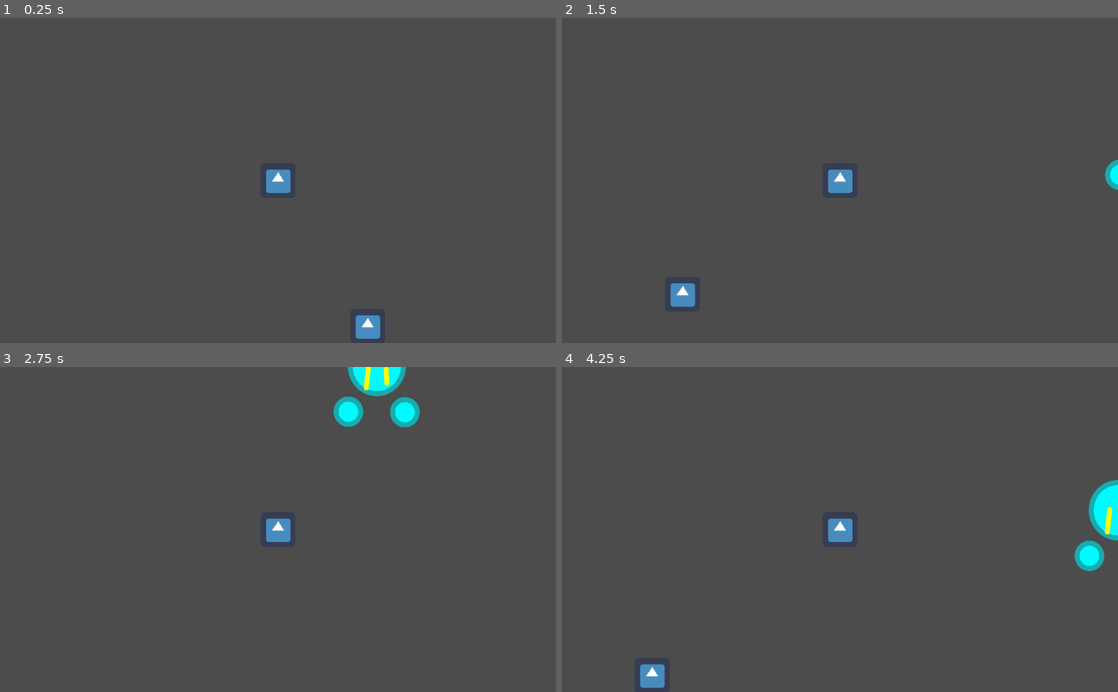
Above: before the commit, frames 1-4 (two rows, left to right).
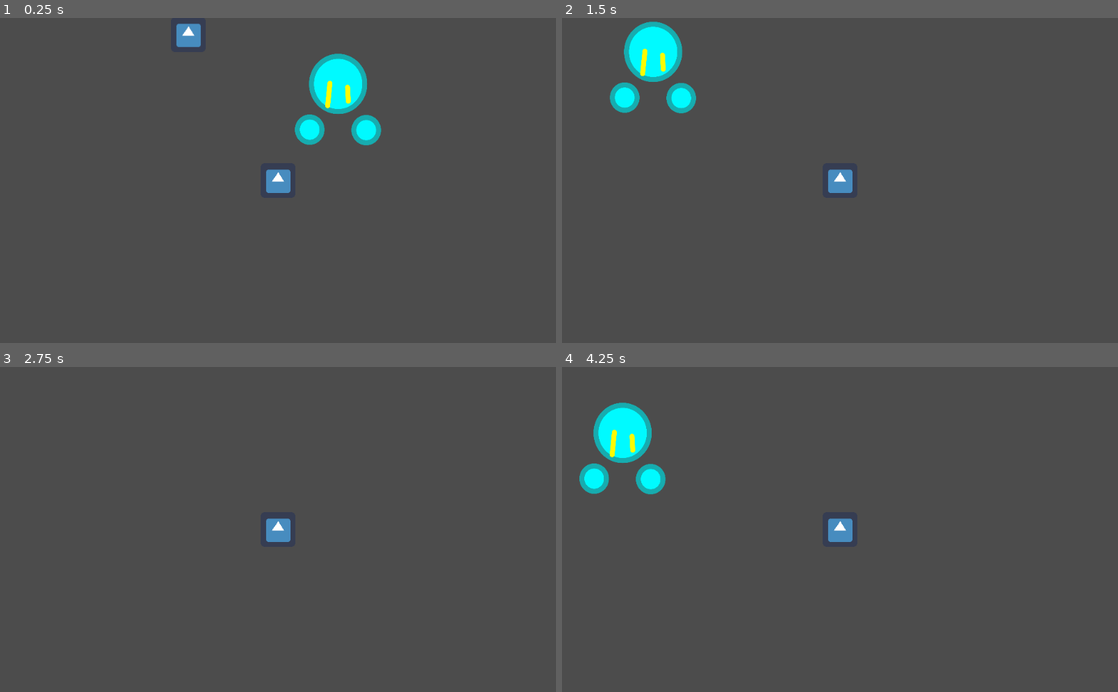
Above: after the commit, the same moments.

Repository: DarrellWulff/GGJProject
Game: Godot game, scene res://World.tscn
Two runs of this game, one before a commit and one after it. Both use one fixed random seed, a clock stepped at 60 frames per second and the inputs below. The engine's default icon, where the game draws it, is replaced by a stand-in: a white triangle on a blue panel in a dark square.
Inputs:
- Up to frame 1 (0.25 s): no input
- Up to frame 2 (1.5 s): tap Enter at 0.5 s; hold D 0.53-1.28 s; hold K 0.53-1.28 s; hold S from 1.28 s (still down); tap K at 1.35 s
- Up to frame 3 (2.75 s): release S at 2.03 s; hold D from 2.03 s (still down); hold K from 2.03 s (still down)
- Up to frame 4 (4.25 s): release D at 2.78 s; release K at 2.78 s; hold W 2.78-3.53 s; tap K at 2.85 s; hold A from 3.53 s (still down); hold K from 3.53 s (still down)

The runs differ from the first frame. In frame 1, 3.0% of the frame differs, in the area x 31-69%, y 1-99%; in frame 2, 2.8%; in frame 3, 1.5%; in frame 4, 3.8%, in the area x 3-100%, y 10-99%.

Commit message:
Created Basic Infinte Generator
created basic infinite world object generator

Diff:
--- a/GGJ2021Project/World.gd
+++ b/GGJ2021Project/World.gd
@@ -2,6 +2,7 @@
 
 onready var screenSize = get_viewport().size;
 onready var boxSize : int = screenSize.x;
+onready var halfBoxSize : int = boxSize / 2;
 
 var visitedBoxes = {};
 var seedVal : int;
@@ -17,17 +18,17 @@
 
 func getLayer(axis : int) -> int:
 	if axis > 0:
-		axis -= boxSize / 2;
+		axis -= self.halfBoxSize;
 		if axis < 0:
 			return 0;
 		else:
-			return (axis / boxSize) + 1;
+			return (axis / self.boxSize) + 1;
 	else:
-		axis += boxSize / 2;
+		axis += self.halfBoxSize;
 		if axis > 0:
 			return 0;
 		else:
-			return (axis / boxSize) - 1;
+			return (axis / self.boxSize) - 1;
 	pass;
 
 func getCorner1(absLayer : int):
@@ -74,8 +75,6 @@
 	pass;
 
 func getRandomPosition(positionMin : Vector2, positionMax : Vector2) -> Vector2:
-	#print("min = " + str(positionMin));
-	#print("max = " + str(positionMax));
 	var randProportion : Vector2 = Vector2(randf(), randf());
 	var invProportion : Vector2 = Vector2(1.0, 1.0) - randProportion;
 
@@ -85,7 +84,7 @@
 func getRandomObject():
 	var value = randf();
 
-	if value < 0.5:
+	if value < 0.25:
 		return null;
 	else:
 		return load("res://Objects//Boulder.tscn");
@@ -105,30 +104,21 @@
 
 	pass;
 
-func createWorldBox(position : Vector2, boxNum : int):
-	var halfBoxSize = boxSize / 2;
-	var positionMin : Vector2 = Vector2(((position.x - halfBoxSize) / boxSize) + halfBoxSize,
-		((position.y - halfBoxSize) / boxSize) + halfBoxSize);
-	var positionMax : Vector2 = Vector2(((position.x + halfBoxSize) / boxSize) - halfBoxSize,
-		((position.y + halfBoxSize) / boxSize) - halfBoxSize);
+func createWorldBox(layerX : int, layerY : int, boxNum : int):
+	var positionMin : Vector2 = Vector2(layerX * self.boxSize - self.halfBoxSize, layerY * self.boxSize - self.halfBoxSize);
+	var positionMax : Vector2 = Vector2(layerX * self.boxSize + self.halfBoxSize, layerY * self.boxSize + self.halfBoxSize);
 
 	seed(seedVal + boxNum);
 	generateRandomObjects(positionMin, positionMax);
 
 	return true;
 
-var lastBox : int = 0;
-
 func updateWorld(position : Vector2):
-
-	var boxNum : int = getBoxNum(getLayer(position.x), getLayer(position.y));
-
-	if boxNum != lastBox:
-		print("position = " + str(position));
-		print("box num = " + str(boxNum));
-		lastBox = boxNum;
+	var layerX : int = getLayer(position.x);
+	var layerY : int = getLayer(position.y);
+	var boxNum : int = getBoxNum(layerX, layerY);
 
 	if !self.visitedBoxes.has(boxNum):
-		self.visitedBoxes[boxNum] = createWorldBox(position, boxNum);
+		self.visitedBoxes[boxNum] = createWorldBox(layerX, layerY, boxNum);
 
 	pass;
--- a/GGJ2021Project/World.tscn
+++ b/GGJ2021Project/World.tscn
@@ -10,7 +10,7 @@
 [node name="View" parent="." instance=ExtResource( 1 )]
 
 [node name="creature" type="Sprite" parent="."]
-position = Vector2( 1023.73, -3.51137 )
+position = Vector2( 111.607, -146.216 )
 scale = Vector2( 0.234448, 0.24089 )
 texture = ExtResource( 4 )
 [connection signal="updateWorldSignal" from="View" to="." method="updateWorld"]
